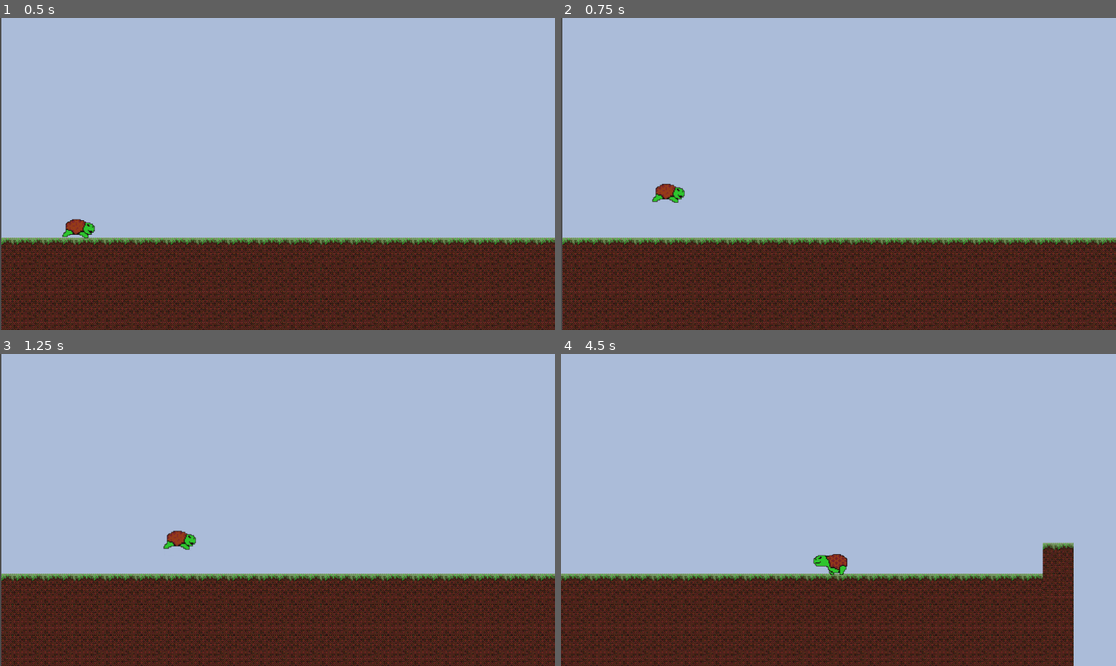
Above: before the commit, frames 1-4 (two rows, left to right).
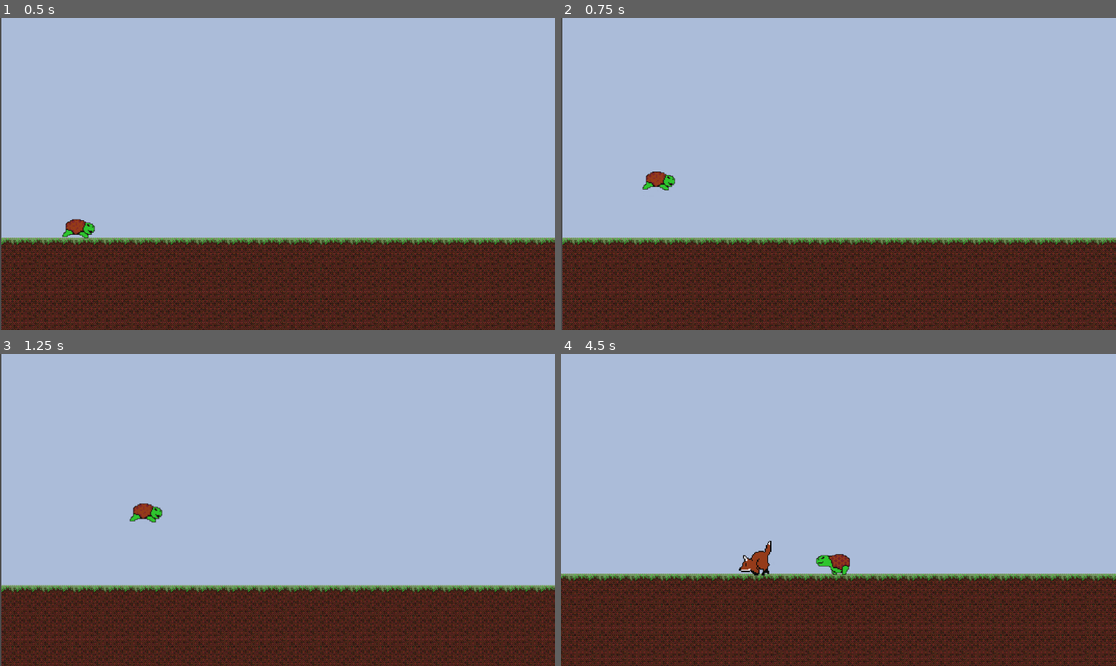
Above: after the commit, the same moments.

Repository: emptysea/HareRevengeRemake
Game: Godot game, scene res://Scenes/Game.tscn
Same seed, same stepped clock (60 frames per second), same inputs: the game is played once before the commit and once after it.
Inputs:
- Up to frame 1 (0.5 s): no input
- Up to frame 2 (0.75 s): tap Enter (ui_accept) at 0.5 s; hold Right (ui_right) from 0.53 s (still down)
- Up to frame 3 (1.25 s): keep holding Right (ui_right); tap Enter (ui_accept) at 0.77 s
- Up to frame 4 (4.5 s): tap Enter (ui_accept) at 1.52, 3.02, 3.77 s; release Right (ui_right) at 2.03 s; hold Left (ui_left) 2.03-2.78 s; hold Right (ui_right) 2.78-4.28 s; hold Left (ui_left) from 4.28 s (still down)

Frame 1 is identical in both runs. In frame 2, 0.5% of the frame differs, in the area x 14-23%, y 49-60%; in frame 3, 15%; in frame 4, 18%, in the area x 0-100%, y 59-100%.

Commit message:
Added AI to fox.  Tweaked turtle speed and jump physics.  Added borders for level ends.

Diff:
--- a/Scenes/Level1.tscn
+++ b/Scenes/Level1.tscn
@@ -33,12 +33,16 @@
 physics_layer_0/collision_layer = 1
 sources/1 = SubResource("TileSetAtlasSource_2llne")
 
+[sub_resource type="WorldBoundaryShape2D" id="WorldBoundaryShape2D_slnnj"]
+normal = Vector2(-1, 0)
+distance = -103.0
+
 [node name="Level 1" type="Node2D"]
 script = ExtResource("1_slnnj")
 
 [node name="TileMapLayer" type="TileMapLayer" parent="."]
 position = Vector2(3, 0)
-tile_map_data = PackedByteArray("AAACAAEAAQACAAAAAAAAAP7/AQA …(14336 unchanged characters)… CAAAAAAA7AAEAAQACAAAAAAA7AAIAAQACAAAAAAA=")
+tile_map_data = PackedByteArray("AAACAAEAAQACAAAAAAAAAP7/AQA …(14336 unchanged characters)… CAAAAAAA7AAEAAQACAAAAAAA7AAIAAQACAAAAAAA8AP7/AQAAAAEAAAA=")
 tile_set = SubResource("TileSet_q12u6")
 occlusion_enabled = false
 
@@ -64,5 +68,14 @@
 
 [node name="FoxTimer" type="Timer" parent="."]
 
+[node name="WorldBorder" type="StaticBody2D" parent="."]
+position = Vector2(3685, -274)
+collision_layer = 3
+collision_mask = 3
+
+[node name="CollisionShape2D" type="CollisionShape2D" parent="WorldBorder"]
+position = Vector2(55, -1)
+shape = SubResource("WorldBoundaryShape2D_slnnj")
+
 [connection signal="screen_exited" from="Fox/VisibleOnScreenNotifier2D" to="." method="_on_visible_on_screen_notifier_2d_screen_exited"]
 [connection signal="timeout" from="FoxTimer" to="." method="_on_fox_timer_timeout"]
--- a/Scenes/level2.tscn
+++ b/Scenes/level2.tscn
@@ -30,6 +30,10 @@
 physics_layer_0/collision_layer = 1
 sources/1 = SubResource("TileSetAtlasSource_ckivy")
 
+[sub_resource type="WorldBoundaryShape2D" id="WorldBoundaryShape2D_1k4by"]
+normal = Vector2(-1, 0)
+distance = -103.0
+
 [node name="Level 2" type="Node2D"]
 
 [node name="TileMapLayer" type="TileMapLayer" parent="."]
@@ -44,7 +48,7 @@
 collision_mask = 2
 
 [node name="Turtle" parent="." instance=ExtResource("3_1k4by")]
-position = Vector2(36, -104)
+position = Vector2(36, -102)
 
 [node name="Camera2D" type="Camera2D" parent="Turtle"]
 limit_left = 0
@@ -52,3 +56,12 @@
 limit_right = 3804
 limit_bottom = 192
 position_smoothing_enabled = true
+
+[node name="WorldBorder" type="StaticBody2D" parent="."]
+position = Vector2(3684, -275)
+collision_layer = 3
+collision_mask = 3
+
+[node name="CollisionShape2D" type="CollisionShape2D" parent="WorldBorder"]
+position = Vector2(55, -1)
+shape = SubResource("WorldBoundaryShape2D_1k4by")
--- a/Scripts/fox.gd
+++ b/Scripts/fox.gd
@@ -1,10 +1,13 @@
 extends CharacterBody2D
 
 
-const SPEED = 350.0
+const SPEED = 325.0
 const JUMP_VELOCITY = -400.0
 @export var movingRight = false
 @export var stillLoading = true
+
+func switch_direction() -> void:
+	movingRight = not movingRight
 
 func _physics_process(delta: float) -> void:
 	# Add the gravity.
@@ -15,6 +18,7 @@
 	if not stillLoading:
 		if movingRight:
 			velocity.x = 1 * SPEED
+			$AnimatedSprite2D.flip_h = false
 
 		elif not movingRight:
 			velocity.x = -1 * SPEED
--- a/Scripts/level_1.gd
+++ b/Scripts/level_1.gd
@@ -8,22 +8,39 @@
 
 # Called every frame. 'delta' is the elapsed time since the previous frame.
 func _process(delta: float) -> void:
-	var foxXPos = $Fox.global_position.x
-	var turtleXPos = $Turtle.global_position.x
-	var xDistance = abs(foxXPos - turtleXPos)
+	var distance : int = abs($Turtle.position.x - $Fox.position.x)
+	var turtleIsLeftOfFox : bool
+	if $Turtle.position.x > $Fox.position.x:
+		turtleIsLeftOfFox = false
+	else:
+		turtleIsLeftOfFox = true
+
+	if distance >= 256:
+		if $Fox.movingRight and turtleIsLeftOfFox:
+			$Fox.switch_direction()
+		elif not $Fox.movingRight and not turtleIsLeftOfFox:
+			$Fox.switch_direction()
 
 func _on_fox_timer_timeout() -> void:
 	#Create our first fox
 	#TODO: Programmatically find the bounds of the level, in case we want to change resolutions.
-	var enemyLocation = $Turtle/Camera2D.global_position + Vector2(1024,-64)
+	var screensize = get_viewport_rect().size
+	var screencenterX = $Turtle/Camera2D.get_screen_center_position().x
+	var enemyLocationX = screencenterX + (screensize.x/2) + 64
+	var enemyLocation = Vector2(enemyLocationX,$Turtle/Camera2D.global_position.y - 64)
 	if not $Fox/VisibleOnScreenNotifier2D.is_on_screen():
 		print ("Creating new fox...")
 
 		$Fox.position = (enemyLocation)
-		print ("Spawned at ")
-		print (enemyLocation)
+		$Fox.visible = true
+		print ("Spawned at " + str(enemyLocation))
+		print ("viewport size " + str(get_viewport_rect().size))
+		print ("Turtle at" + str($Turtle.global_position))
+		print ("Camera at" + str($Turtle/Camera2D.global_position))
+		print ("Camera center " + str($Turtle/Camera2D.get_screen_center_position()))
 
 
 func _on_visible_on_screen_notifier_2d_screen_exited() -> void:
+	$Fox.visible = false
 	$Fox.stillLoading = true
 	$FoxTimer.start(2)
--- a/Scripts/turtle.gd
+++ b/Scripts/turtle.gd
@@ -1,8 +1,8 @@
 extends CharacterBody2D
 
 
-const SPEED = 300.0
-const JUMP_VELOCITY = -420.0
+const SPEED = 200.0
+const JUMP_VELOCITY = -530.0
 @export var StillLoading: bool
 
 
Not shown: 1 places in Scenes/Level1.tscn that only renumber resources
Not shown: 1 places in Scenes/level2.tscn that only renumber resources
